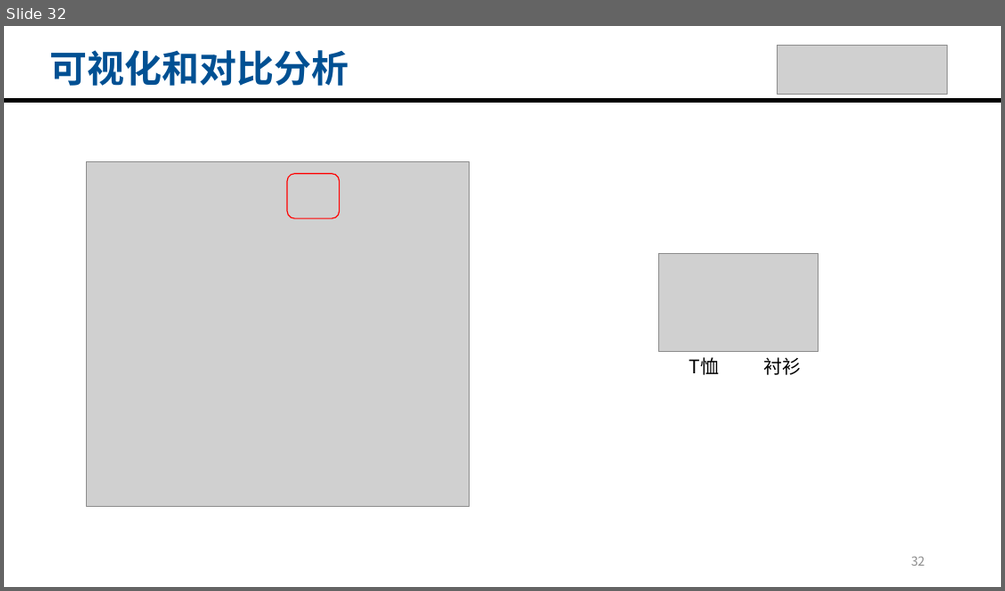
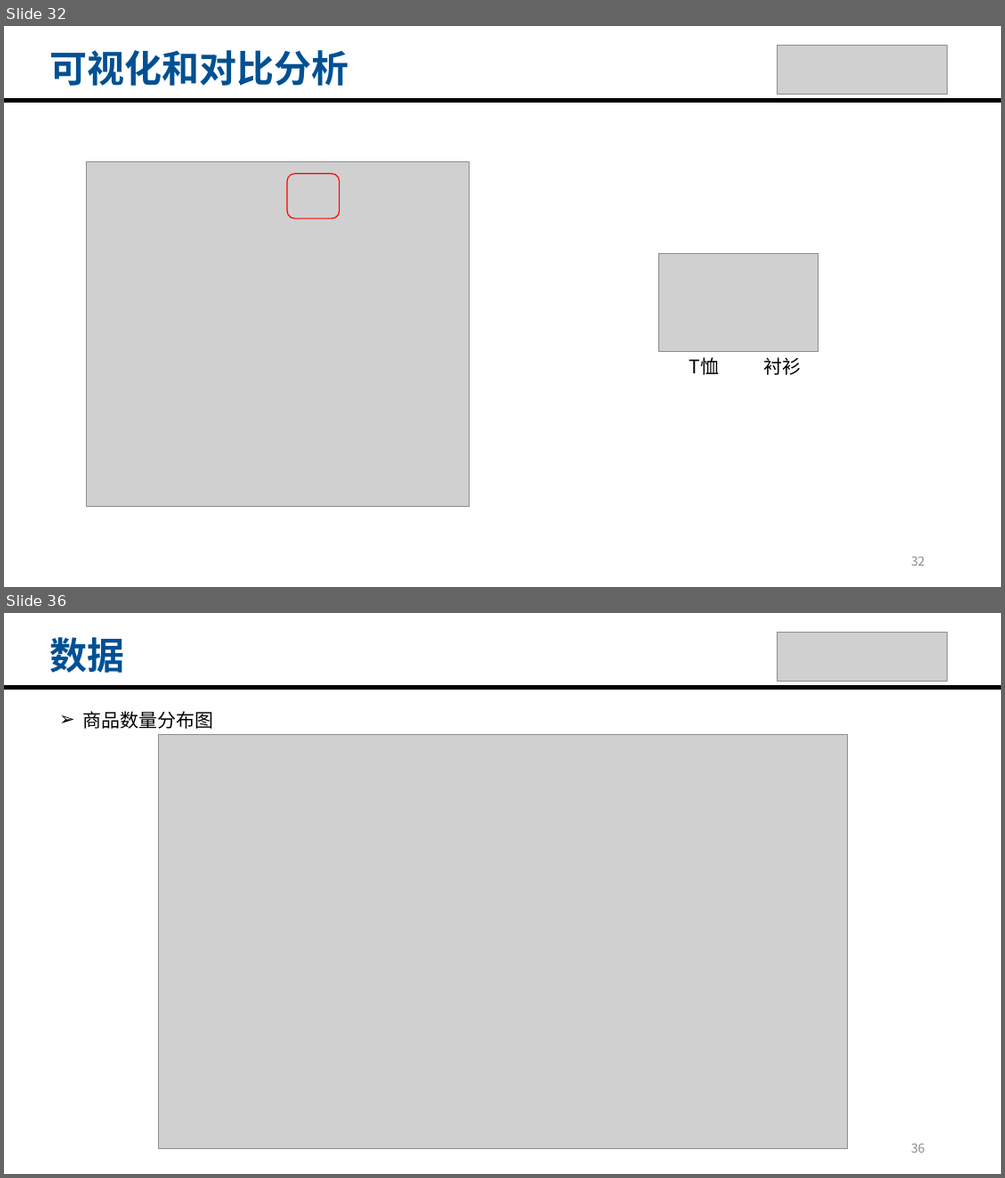
Before and after one commit to c4chuan/HomeWork, a slide deck: 2024/DataMiningandAnalysis/空白模板.pptx. Shown one above the other, each under a label of ours: slide 32 before the commit, slides 32 and 36 after it; the slides between them are not shown. The pictures are 1005x591 and 1005x1178 pixels, drawn with LibreOffice and Linux fonts; fonts in the diff are those of the drawing; grey boxes stand for pictures. Boxes give left, top, right and bottom in pixels: in the first picture for what was removed or moved away, otherwise in the second. Text is boxed around its words. In the diff, an @@ line names an element or a change of style, - is before the commit and + after.

```diff
--- a/2024/DataMiningandAnalysis/空白模板.pptx
+++ b/2024/DataMiningandAnalysis/空白模板.pptx
@@ slide 36 added at [4,613,1001,1174], background #FFFFFF @@
@@ text added at [50,637,125,673], 36 pt, text #005093, bold @@
+数据
@@ picture added at [777,633,947,682] @@
@@ line added from (4, 687) to (1001, 687), #000000 4.5 pt @@
@@ text added at [82,711,213,729], 18 pt, text #000000 @@
+➢ 商品数量分布图
@@ picture added at [158,735,847,1149] @@
@@ page number added at [911,1143,925,1152], 12 pt, text #8C8C8C @@
+36
```
Also in this commit, not shown: 7 other slides added, 8 other files.
